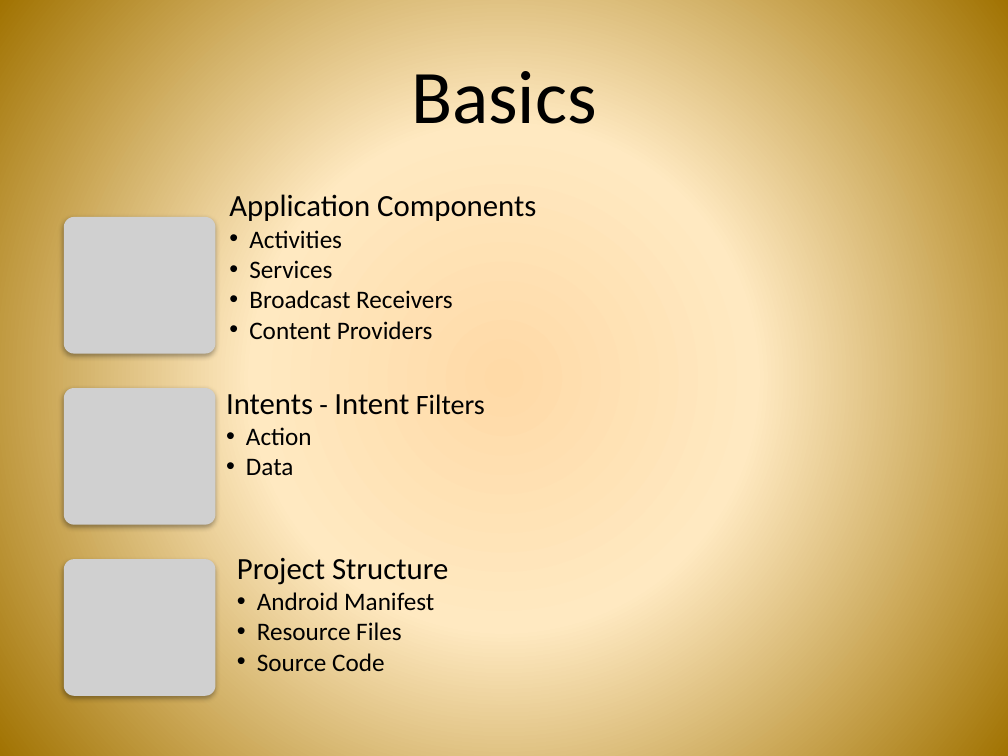
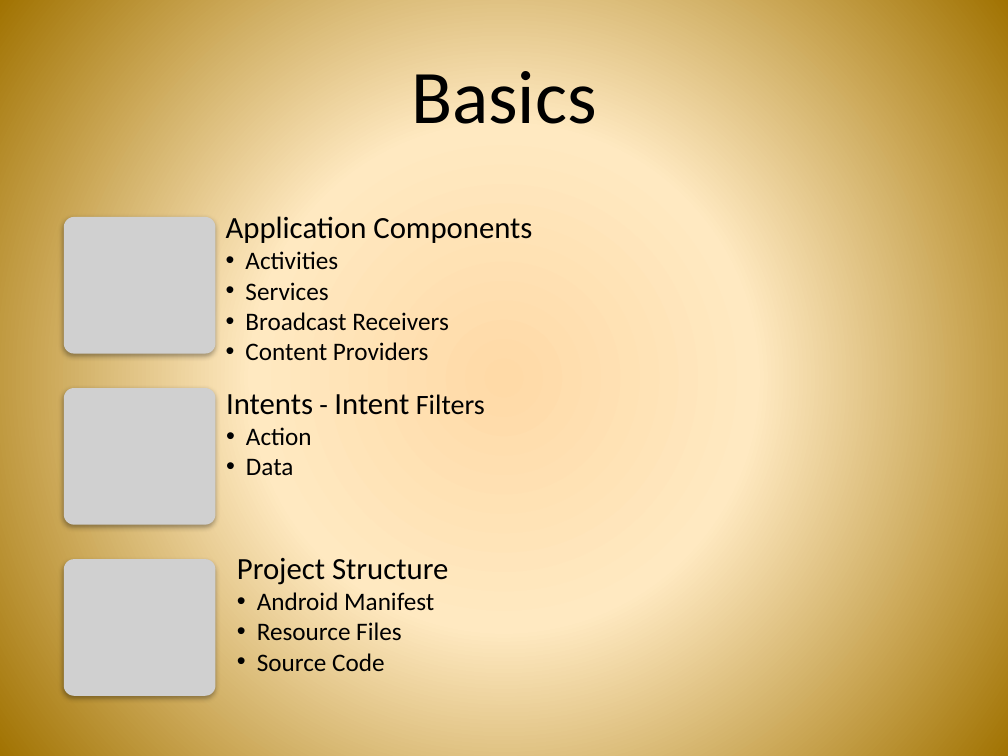
Before and after one commit to androidbootcamp/Course-Material, a slide deck: slide 4 of Day1/day_1.pptx. Drawn at 1008x756 pixels with LibreOffice and Linux fonts; fonts in the diff are those of the drawing; grey boxes stand for pictures; background and template pictures are left out. Boxes give left, top, right and bottom in pixels: in the first picture for what was removed or moved away, otherwise in the second. Text is boxed around its words. In the diff, an @@ line names an element or a change of style, - is before the commit and + after.

```diff
--- a/Day1/day_1.pptx
+++ b/Day1/day_1.pptx
@@ text "Application Components": place and size @@
-text "Application Components" at [229,194,536,340]
+text "Application Components" at [226,216,532,361]
```
Also in this commit, not shown: 9 other slides changed, 1 slide added.
